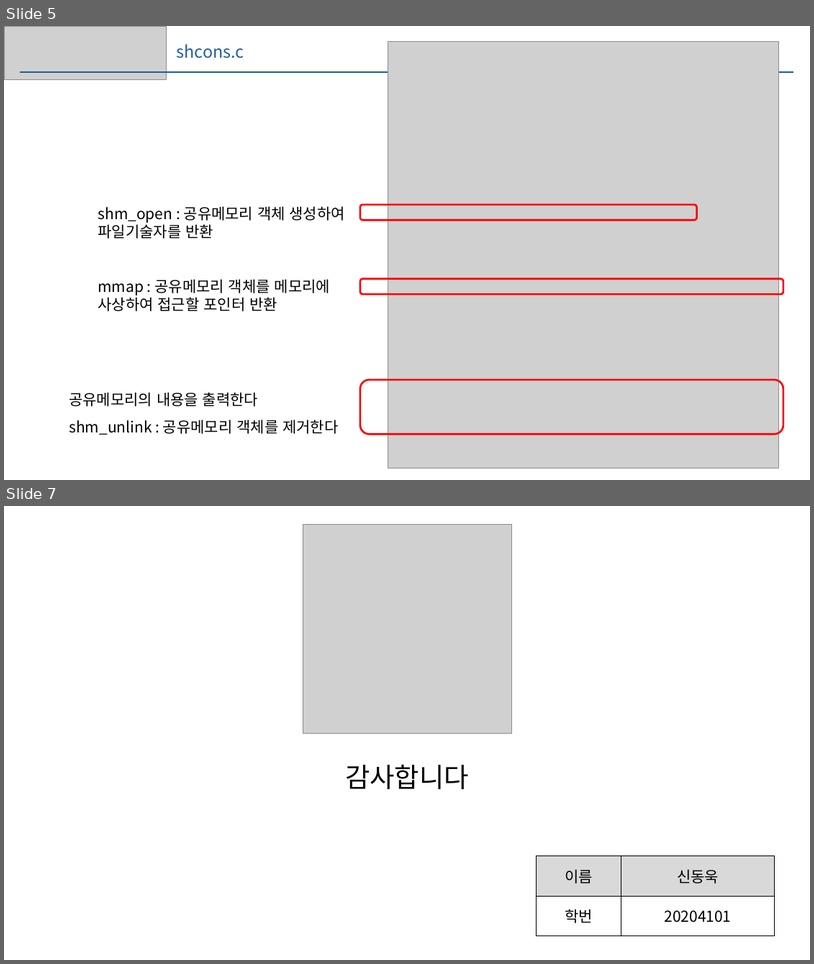
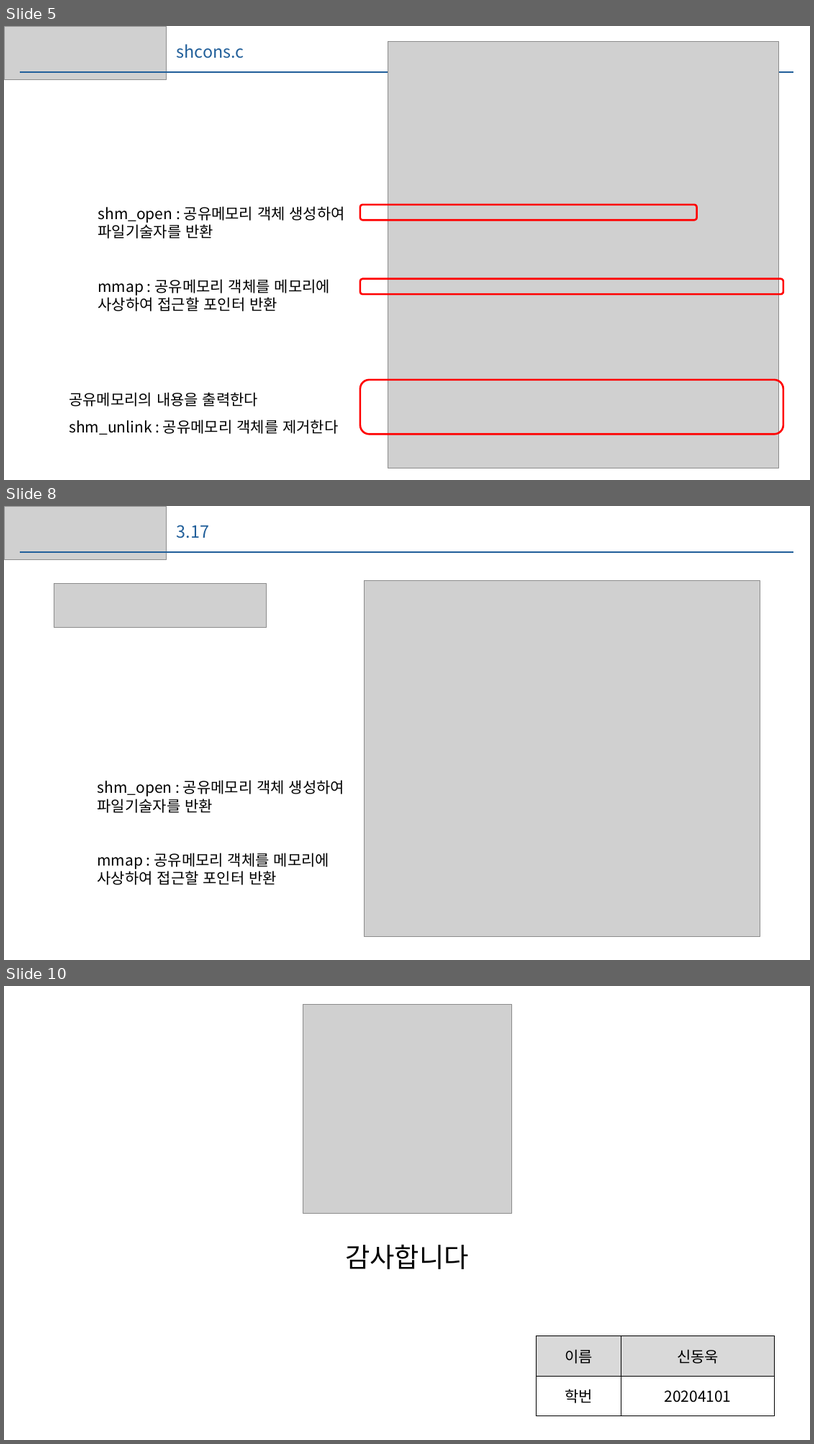
Before and after one commit to DongUk-Shin/3rd1sem, a slide deck: 운영체제/5w/20204101_신동욱.pptx. Shown one above the other, each under a label of ours: slides 5 and 7 before the commit, slides 5, 8 and 10 after it; the slides between them are not shown. The pictures are 814x964 and 814x1444 pixels, drawn with LibreOffice and Linux fonts; fonts in the diff are those of the drawing; grey boxes stand for pictures. Boxes give left, top, right and bottom in pixels: in the first picture for what was removed or moved away, otherwise in the second. Text is boxed around its words. In the diff, an @@ line names an element or a change of style, - is before the commit and + after.

```diff
--- a/운영체제/5w/20204101_신동욱.pptx
+++ b/운영체제/5w/20204101_신동욱.pptx
@@ slide 8 added at box(4, 506, 810, 960), background #FFFFFF @@
@@ picture added at box(4, 506, 166, 560) @@
@@ text added at box(177, 525, 209, 538), 20 pt, text #215F9A @@
+3.17
@@ line added from (21, 552) to (794, 552), #215F9A 1.5 pt @@
@@ picture added at box(54, 584, 267, 627) @@
@@ picture added at box(365, 580, 760, 937) @@
@@ text added at box(98, 780, 345, 885), 18 pt, text #000000 @@
+shm_open : 공유메모리 객체 생성하여
+파일기술자를 반환
+mmap : 공유메모리 객체를 메모리에
+사상하여 접근할 포인터 반환
@@ what was slide 7 is now slide 10 @@
```
Also in this commit, not shown: 2 slides changed, 2 other slides added, 9 other files.
